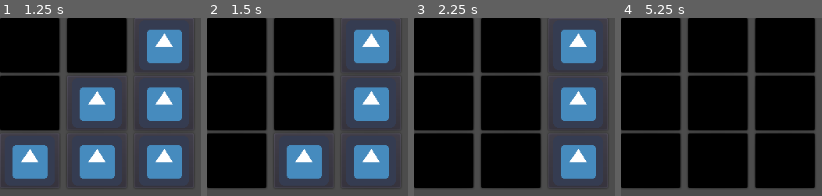
Above: before the commit, frames 1-4 (left to right).
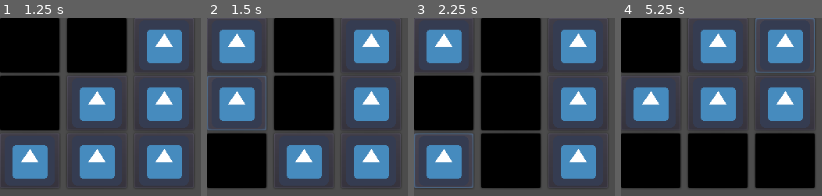
Above: after the commit, the same moments.

Repository: ayush1999-agarwal/SameColorTiles
Game: Godot game, scene res://GameScreen.tscn
Two runs of this game, one before a commit and one after it. Both use one fixed random seed, a clock stepped at 60 frames per second and the inputs below. The engine's default icon, where the game draws it, is replaced by a stand-in: a white triangle on a blue panel in a dark square.
Inputs (mouse positions are in pixels of both pictures, inside the frame that each line leads up to):
- Up to frame 1 (1.25 s): click (30, 44) at 0.5 s
- Up to frame 2 (1.5 s): click (237, 103) at 1.25 s
- Up to frame 3 (2.25 s): click (444, 160) at 2 s
- Up to frame 4 (5.25 s): click (717, 44) at 2.75 s; click (717, 103) at 3.5 s; click (717, 160) at 4.25 s; click (785, 44) at 5 s

Frame 1 is identical in both runs. In frame 2, 19% of the frame differs, in the area x 0-30%, y 0-64%; in frame 3, 18%; in frame 4, 46%, in the area x 0-97%, y 0-63%.

Commit message:
Toggling of colors implemented

Diff:
--- a/SameColorTiles/GameScreen.tscn
+++ b/SameColorTiles/GameScreen.tscn
@@ -10,6 +10,7 @@
 [node name="GridController" type="Node2D" parent="."]
 script = ExtResource( 1 )
 gridSize = 3
+colorCodes = [ Color( 1, 1, 1, 1 ), Color( 0, 0, 0, 1 ) ]
 
 [node name="GridRow" type="HBoxContainer" parent="GridController"]
 margin_right = 40.0
--- a/SameColorTiles/GridController.gd
+++ b/SameColorTiles/GridController.gd
@@ -1,8 +1,11 @@
 extends Node2D
 
 export var gridSize : int
+export var colorCodes: Array
 
 onready var gridRow : GridRow = $GridRow
+
+var gridPerBoxState : Array
 
 func _ready():
 	gridRow.AddChildren(gridSize)
@@ -11,13 +14,19 @@
 		for button in column.get_children():
 			button.connect("pressed", self, "_on_GridButton_pressed", [button])
 
-
+	for i in pow(gridSize,2):
+		gridPerBoxState.append(0)
 
 func _on_GridButton_pressed(which : Button):
 	var pressedButton : Vector2 = Utils.GetGridButtonFromName(which.name)
-	which.modulate = Color(0,0,0,1)
+	_toggleGridBoxColor(pressedButton)
 
 	var adjacentBtnIds = Utils.GetAdjacentBtns(pressedButton,gridSize)
 
 	for btnId in adjacentBtnIds:
-		gridRow.get_child(btnId[0]).get_child(btnId[1]).modulate = Color(0,0,0,1)
+		_toggleGridBoxColor(btnId)
+
+func _toggleGridBoxColor(btnId : Vector2):
+	#Toggle color by getting reverse of what is stored in per box state
+	gridRow.get_child(btnId[0]).get_child(btnId[1]).modulate = colorCodes[1 - gridPerBoxState[btnId[0] * gridSize + btnId[1]]]
+	gridPerBoxState[btnId[0] * gridSize + btnId[1]] = 1 - gridPerBoxState[btnId[0] * gridSize + btnId[1]]
